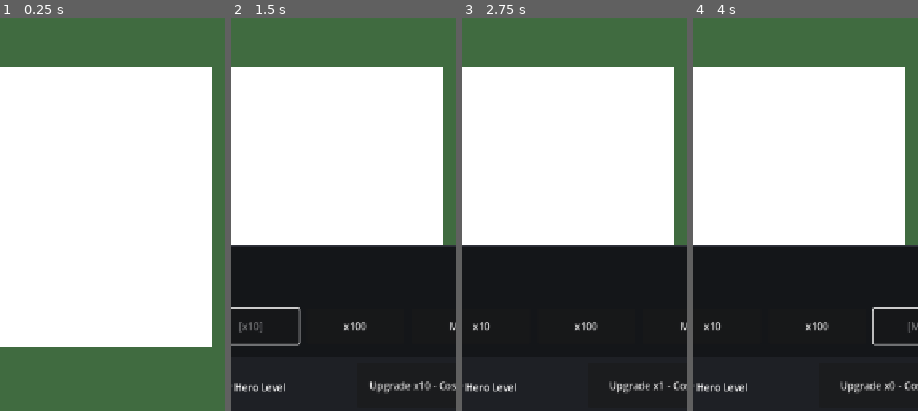
Above: before the commit, frames 1-4 (left to right).
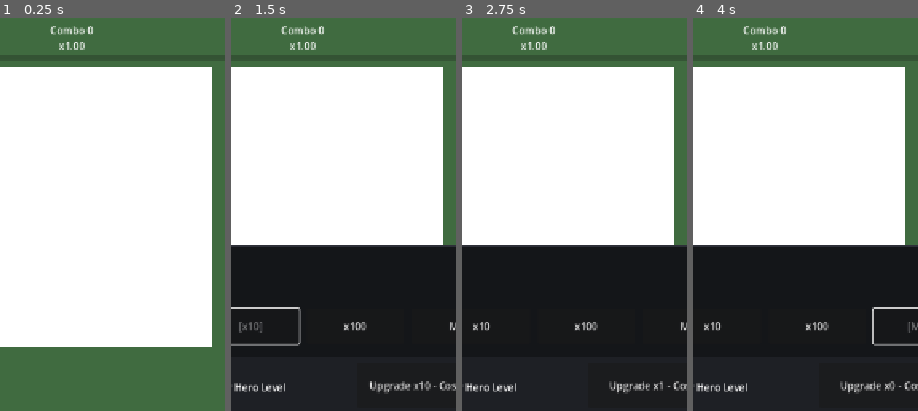
Above: after the commit, the same moments.

Repository: StanisRyz/naruto-clicker
Game: Godot game, scene res://scenes/main/Main.tscn
Two runs of this game, one before a commit and one after it. Both use one fixed random seed, a clock stepped at 60 frames per second and the inputs below.
Inputs:
- Up to frame 1 (0.25 s): no input
- Up to frame 2 (1.5 s): click "Upgrades" at 0.5 s; click "x10" at 1.25 s
- Up to frame 3 (2.75 s): click "x1" at 2 s
- Up to frame 4 (4 s): click "x100" at 2.75 s; click "Max" at 3.5 s
The pictures show only the part of the screen within x 34-84%, y 20-70%; the shares and areas given below are measured in that part.

The runs differ from the first frame. In frame 1, 0.4% of the frame differs, in the area x 22-42%, y 2-9%; in frame 2, 0.4%; in frame 3, 0.4%; in frame 4, 0.4%.

Commit message:
Add manual combo meter
Add a Manual Combo / Chakra Meter system for active clicking.

Changes include:
- Track manual click combo in ClickerScreen.
- Add combo timeout after 2 seconds without manual clicks.
- Apply combo damage bonus only to manual clicks.
- Add ComboPanel UI.
- Keep autoclick and partner DPS separate from combo bonuses.
- Reset combo on prestige.
- Preserve enemy visual states, respawn lock, boss timer, bottom tabs, and existing gameplay systems.

Diff:
--- a/scenes/game/ClickerScreen.gd
+++ b/scenes/game/ClickerScreen.gd
@@ -29,9 +29,15 @@
 var enemy_transition_locked: bool = false
 var enemy_respawn_delay: float = 0.2
 var enemy_transition_token: int = 0
+var manual_combo_count: int = 0
+var manual_combo_max: int = 100
+var manual_combo_timeout: float = 2.0
+var manual_combo_time_left: float = 0.0
+var manual_combo_bonus_per_10: float = 0.05
 
 @onready var primary_stats_panel: PrimaryStatsPanel = $PrimaryStatsPanel
 @onready var progress_info_panel: ProgressInfoPanel = $MainContent/VBoxContainer/ProgressInfoPanel
+@onready var combo_panel: ComboPanel = $MainContent/VBoxContainer/ComboPanel
 @onready var game_field: GameField = $GameField
 @onready var ability_bar: AbilityBar = $AbilityBar
 @onready var upgrades_button: Button = $BottomBar/MarginContainer/HBoxContainer/UpgradesButton
@@ -76,6 +82,13 @@
 
 
 func _process(delta: float) -> void:
+	if manual_combo_count > 0:
+		manual_combo_time_left -= delta
+		if manual_combo_time_left <= 0.0:
+			manual_combo_count = 0
+			manual_combo_time_left = 0.0
+			_update_combo_panel()
+
 	if boss_timer_active and not enemy_transition_locked:
 		boss_time_left = maxf(boss_time_left - delta, 0.0)
 		game_field.update_boss_timer(boss_time_left, boss_timer_active)
@@ -110,6 +123,7 @@
 	_update_bottom_bar_view()
 	primary_stats_panel.update_view(state)
 	progress_info_panel.update_view(state)
+	_update_combo_panel()
 	game_field.update_view(state)
 	game_field.update_boss_timer(boss_time_left, boss_timer_active)
 	ability_bar.update_view(
@@ -133,8 +147,11 @@
 	if enemy_transition_locked:
 		return
 
+	manual_combo_count = mini(manual_combo_count + 1, manual_combo_max)
+	manual_combo_time_left = manual_combo_timeout
+	var manual_damage: int = maxi(1, int(state.get_current_click_damage() * _get_manual_combo_multiplier()))
 	var was_boss_level: bool = state.is_boss_level
-	var result: Dictionary = state.attack()
+	var result: Dictionary = state.attack_with_damage(manual_damage)
 	_apply_attack_result(result, true, was_boss_level)
 
 
@@ -247,6 +264,8 @@
 	rally_cooldown_left = 0.0
 	autoclick_accumulator = 0.0
 	partner_damage_accumulator = 0.0
+	manual_combo_count = 0
+	manual_combo_time_left = 0.0
 	_handle_status_text(result.get("status_text", ""))
 	_update_ui()
 	_sync_boss_timer()
@@ -434,6 +453,20 @@
 	return base_cooldown * state.get_ability_cooldown_multiplier()
 
 
+func _get_manual_combo_multiplier() -> float:
+	var bonus_steps: int = int(manual_combo_count / 10)
+	return 1.0 + bonus_steps * manual_combo_bonus_per_10
+
+
+func _update_combo_panel() -> void:
+	combo_panel.update_view(
+		manual_combo_count,
+		manual_combo_time_left,
+		manual_combo_timeout,
+		_get_manual_combo_multiplier()
+	)
+
+
 func _handle_defeat_result(result: Dictionary, was_boss_level: bool) -> void:
 	enemy_transition_locked = true
 	enemy_transition_token += 1
--- a/scenes/game/ClickerScreen.tscn
+++ b/scenes/game/ClickerScreen.tscn
@@ -9,6 +9,7 @@
 [ext_resource type="PackedScene" path="res://scenes/ui/PrestigeSheet.tscn" id="7_4qosh"]
 [ext_resource type="PackedScene" path="res://scenes/ui/SettlementSheet.tscn" id="8_3qslc"]
 [ext_resource type="PackedScene" path="res://scenes/ui/ProgressInfoPanel.tscn" id="9_progress"]
+[ext_resource type="PackedScene" path="res://scenes/ui/ComboPanel.tscn" id="10_combo"]
 
 [node name="ClickerScreen" type="Control"]
 layout_mode = 3
@@ -66,6 +67,10 @@
 horizontal_alignment = 1
 
 [node name="ProgressInfoPanel" parent="MainContent/VBoxContainer" instance=ExtResource("9_progress")]
+layout_mode = 2
+mouse_filter = 2
+
+[node name="ComboPanel" parent="MainContent/VBoxContainer" instance=ExtResource("10_combo")]
 layout_mode = 2
 mouse_filter = 2
 
--- /dev/null
+++ b/scenes/ui/ComboPanel.gd
@@ -0,0 +1,14 @@
+class_name ComboPanel
+extends Control
+
+@onready var combo_count_label: Label = $VBoxContainer/ComboCountLabel
+@onready var combo_multiplier_label: Label = $VBoxContainer/ComboMultiplierLabel
+@onready var combo_progress_bar: ProgressBar = $VBoxContainer/ComboProgressBar
+
+
+func update_view(combo_count: int, combo_time_left: float, combo_timeout: float, combo_multiplier: float) -> void:
+	combo_count_label.text = "Combo %d" % combo_count
+	combo_multiplier_label.text = "x%.2f" % combo_multiplier
+	combo_progress_bar.max_value = 100.0
+	combo_progress_bar.value = clampf(float(combo_count), 0.0, combo_progress_bar.max_value)
+	combo_progress_bar.tooltip_text = "%.1fs" % clampf(combo_time_left, 0.0, combo_timeout)
--- /dev/null
+++ b/scenes/ui/ComboPanel.tscn
@@ -0,0 +1,37 @@
+[gd_scene load_steps=2 format=3]
+
+[ext_resource type="Script" path="res://scenes/ui/ComboPanel.gd" id="1_combo_panel"]
+
+[node name="ComboPanel" type="Control"]
+custom_minimum_size = Vector2(160, 56)
+mouse_filter = 2
+script = ExtResource("1_combo_panel")
+
+[node name="VBoxContainer" type="VBoxContainer" parent="."]
+layout_mode = 1
+anchors_preset = 15
+anchor_right = 1.0
+anchor_bottom = 1.0
+grow_horizontal = 2
+grow_vertical = 2
+mouse_filter = 2
+theme_override_constants/separation = 2
+
+[node name="ComboCountLabel" type="Label" parent="VBoxContainer"]
+layout_mode = 2
+mouse_filter = 2
+text = "Combo 0"
+horizontal_alignment = 1
+
+[node name="ComboMultiplierLabel" type="Label" parent="VBoxContainer"]
+layout_mode = 2
+mouse_filter = 2
+text = "x1.00"
+horizontal_alignment = 1
+
+[node name="ComboProgressBar" type="ProgressBar" parent="VBoxContainer"]
+custom_minimum_size = Vector2(0, 10)
+layout_mode = 2
+mouse_filter = 2
+max_value = 100.0
+show_percentage = false
Not shown: 1 places in scenes/game/ClickerScreen.tscn that only renumber resources
Not shown, added: scenes/ui/ComboPanel.gd.uid
Not shown, changed: AGENTS.md
Not shown, changed: README.md
